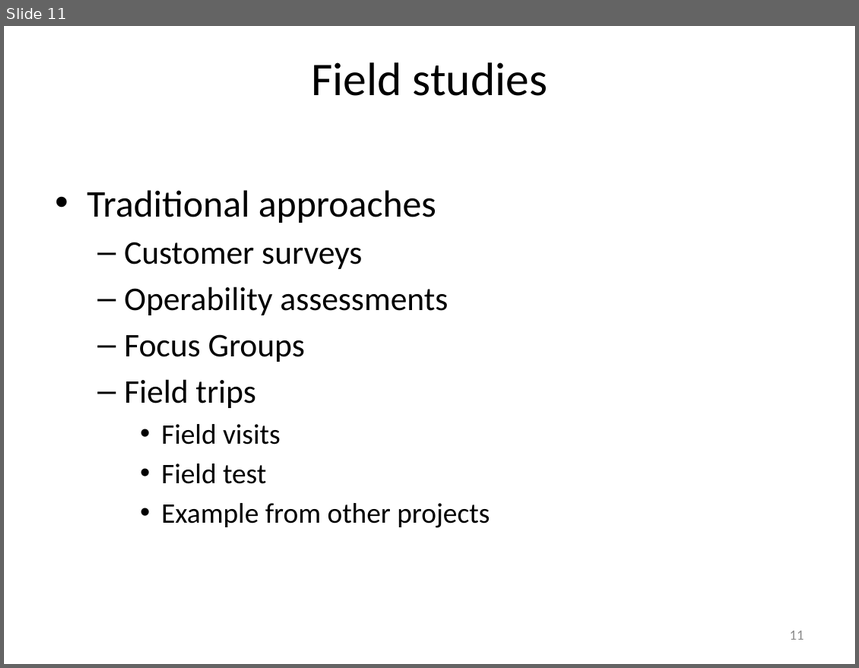
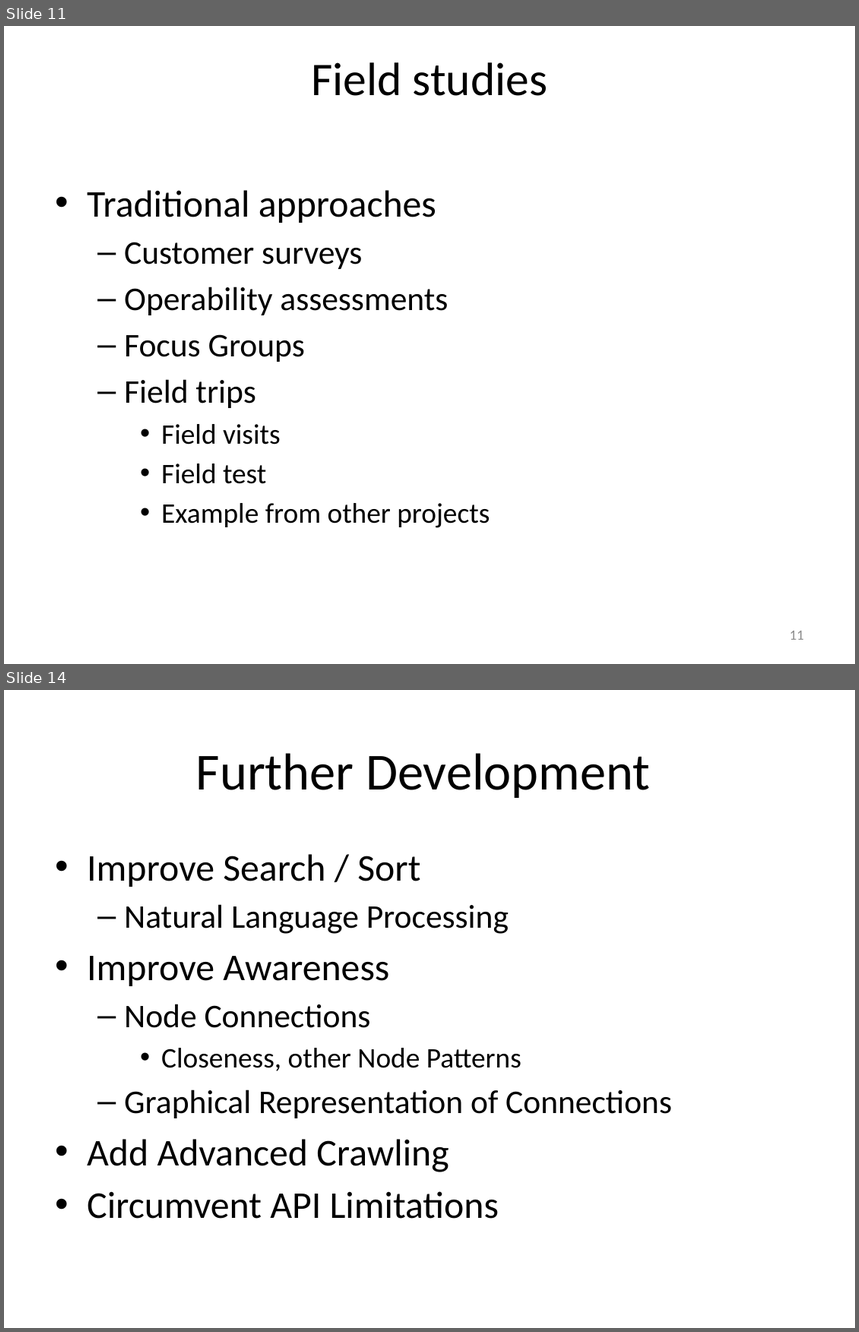
Before and after one commit to isurup/kalle-martin-group, a slide deck: SSE3/MartinPresentation/SSE3_5.pptx. Shown one above the other, each under a label of ours: slide 11 before the commit, slides 11 and 14 after it; the slides between them are not shown. The pictures are 859x668 and 859x1332 pixels, drawn with LibreOffice and Linux fonts; fonts in the diff are those of the drawing. Boxes give left, top, right and bottom in pixels: in the first picture for what was removed or moved away, otherwise in the second. Text is boxed around its words. In the diff, an @@ line names an element or a change of style, - is before the commit and + after.

```diff
--- a/SSE3/MartinPresentation/SSE3_5.pptx
+++ b/SSE3/MartinPresentation/SSE3_5.pptx
@@ slide 14 added at [4, 690, 855, 1328], background #FFFFFF @@
@@ title added at [196, 753, 651, 798], 44 pt, text #000000 @@
+Further Development
@@ text added at [87, 854, 672, 1219], 32 pt, text #000000 @@
+• Improve Search / Sort
+  – Natural Language Processing
+• Improve Awareness
+  – Node Connections
+    • Closeness, other Node Patterns
+  – Graphical Representation of Connections
+• Add Advanced Crawling
+• Circumvent API Limitations
```
Also in this commit, not shown: 3 other slides added, 1 slide removed.
